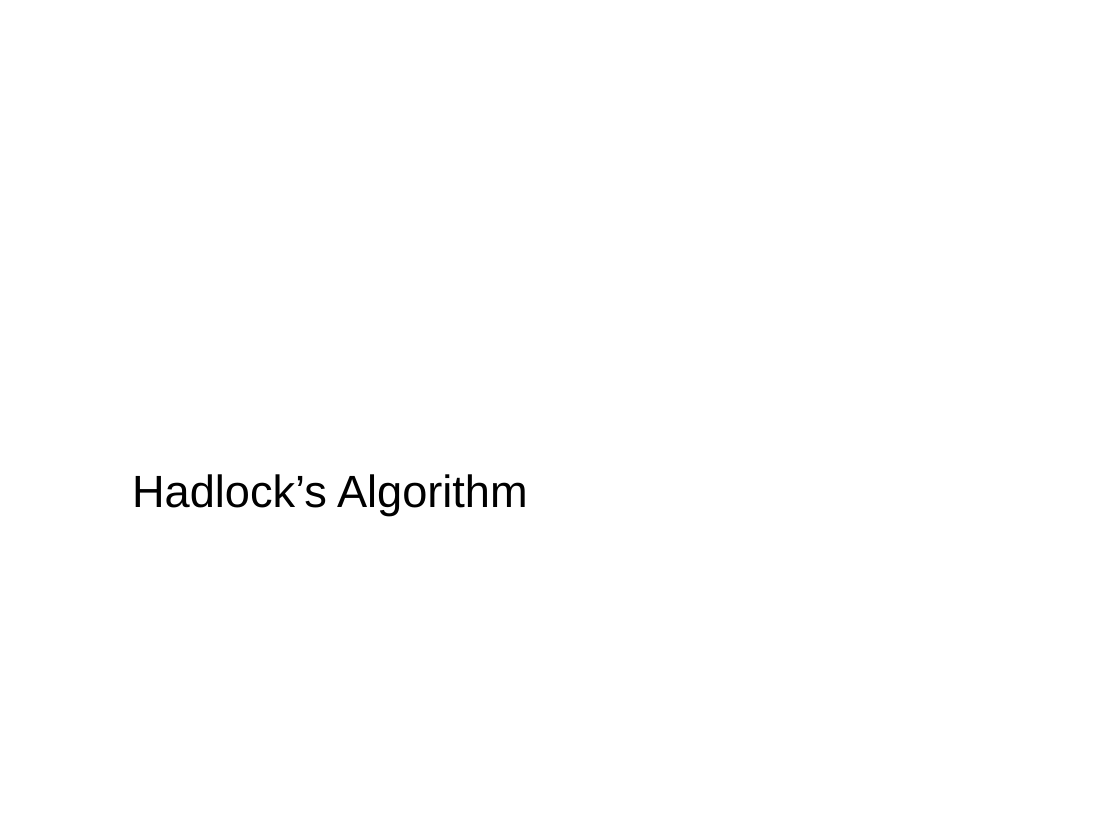
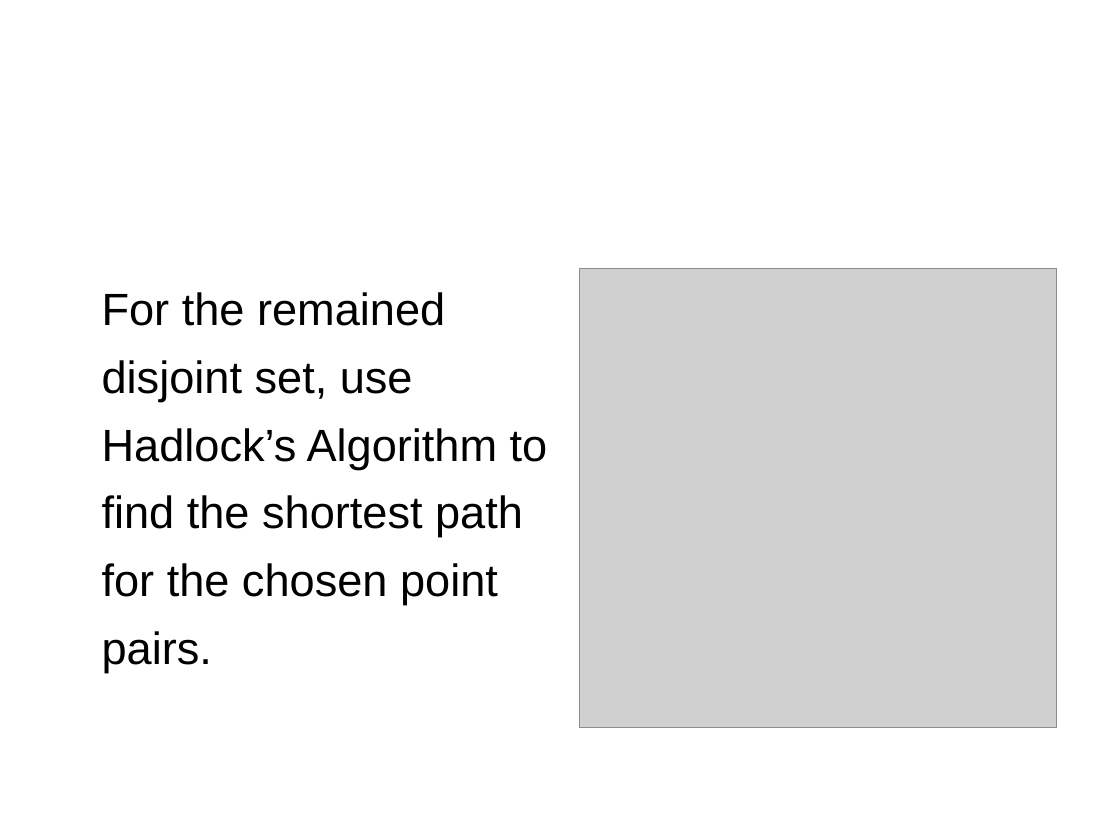
Before and after one commit to lee30sonia/NTUEE_Harmony, a slide deck: slide 7 of class presentation.odp. Drawn at 1120x840 pixels with LibreOffice and Linux fonts; fonts in the diff are those of the drawing; grey boxes stand for pictures; background and template pictures are left out. Boxes give left, top, right and bottom in pixels: in the first picture for what was removed or moved away, otherwise in the second. Text is boxed around its words. In the diff, an @@ line names an element or a change of style, - is before the commit and + after.

```diff
--- a/class presentation.odp
+++ b/class presentation.odp
@@ picture added at box(579, 269, 1057, 728) @@
@@ subtitle added at box(102, 292, 548, 673), 32 pt, text #000000 @@
+For the remained disjoint set, use Hadlock’s Algorithm to find the shortest path for the chosen point pairs.
@@ subtitle removed at box(132, 474, 528, 516) @@
-Hadlock’s Algorithm
```
Also in this commit, not shown: 1 other slide changed, 4 slides added, 3 slides removed.
